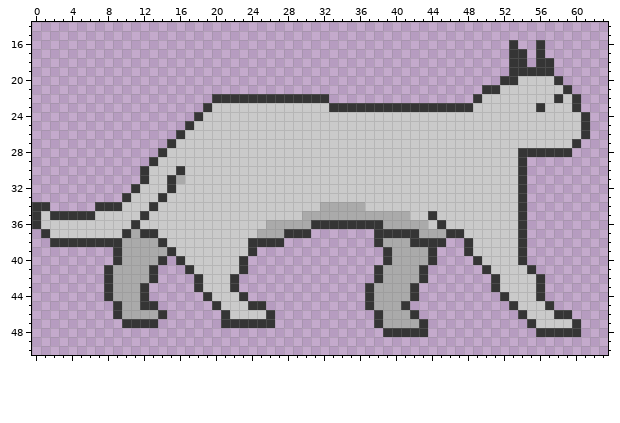
Two versions of one pixel-art sprite, Assets/Textures/Cat/walking2.png. The picture above is the old version.
The file is 64x64 pixels. Shown: x 0..63, y 14..50.
And afterwards:
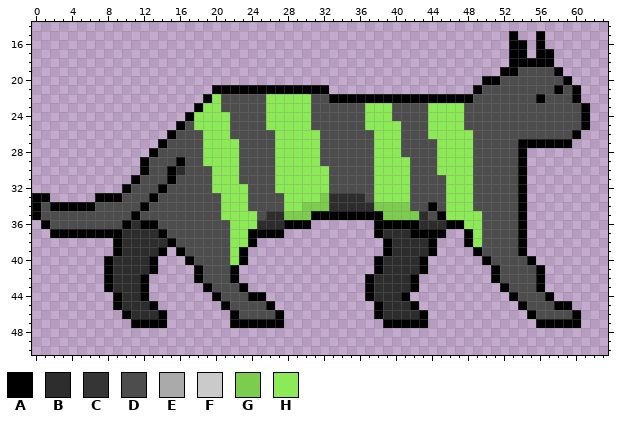
Palette (. is transparent): A #000000  B #2d2d2d  C #353535  D #4d4d4d  E #aaaaaa  F #cacaca  G #7ccc4e  H #8cea57
Diff:
Changed rows in their new state; - is an unchanged pixel.
first column x 0:
15 -----------------------------------------------------A--A-----
16 -----------------------------------------------------AA-A-----
17 -----------------------------------------------------AA-AA----
18 -----------------------------------------------------AAAAA----
19 ----------------------------------------------------AADDDDA---
20 --------------------------------------------------AADDDDDDDA--
21 --------------------AAAAAAAAAAAAA----------------ADDDDDDDDADA-
22 -------------------AHDDDDDHHHHHDDAAAAAAAAAAAAAAAADDDDDDDADDDA-
23 ------------------AHHDDDDDHHHHHDDDDDDHHHDDDDHHHHDDDDDDDDDDDDDA
24 -----------------AHHHHDDDDHHHHHDDDDDDHHHDDDDHHHHDDDDDDDDDDDDDA
25 ----------------ADHHHHDDDDHHHHHDDDDDDHHHHDDDHHHHDDDDDDDDDDDDDA
26 ---------------ADDDHHHDDDDDHHHHHDDDDDDHHHDDDHHHHHDDDDDDDDDDDA.
27 --------------ADDDDHHHHDDDDHHHHHDDDDDDHHHDDDDHHHHDDDDDAAAAAA.-
28 -------------ADDDDDHHHHDDDDHHHHHDDDDDDHHHDDDDHHHHDDDDDA.....--
29 ------------ADDDADDHHHHDDDDHHHHHDDDDDDHHHHDDDHHHHDDDDDA-------
30 ------------ADDABDDDHHHDDDDHHHHHHDDDDDHHHHDDDHHHHDDDDDA-------
31 -----------ADDDADDDDHHHDDDDHHHHHHDDDDDHHHHDDDDHHHDDDDDA-------
32 ----------ADDDADDDDDHHHHDDDHHHHHHDDDDDHHHHDDDDHHHDDDDDA-------
33 AA-----AAADDDADDDDDDDHHHDDDDHHHHGBBBBDHHHHDDDDHHHDDDDDA-------
34 ADAAAAADDDDDADDDDDDDDHHHDDDDHHGGGBBBBBGGGGDDADHHHDDDDDA-------
35 ADDDDDDDDDDADDDDDDDDDHHHHDBBGGGAAAAAAAAGGGGBDAHHHHDDDDA-------
36 .ADDDDDDDDABAADDDDDDDDHHHBBBAAA.......AAAAABBBAAHHDDDDA-------
37 -.AAAAAAAABBBBADDDDDDDHHAAAA...-------ABBBAAAA..AHDDDDA-------
38 --.......ABBBBBADDDDDDHHA...----------.ABBBBA.--AHDDDDA-------
39 ---------ABBBBA.ADDDDDHA.--------------ABBBBA---.ADDDDA-------
40 --------ABBBBA.-.ADDDDHA--------------ABBBBA.----.ADDDDA------
41 --------ABBBBA---.ADDDA.--------------ABBBBA------.ADDDDA-----
42 --------ABBBA.----ADDDA--------------ABBBBA.-------ADDDDA-----
43 --------ABBBA-----.ADDDA-------------ABBBBA--------.ADDDA-----
44 --------.ABBA------.ADDDAA-----------ABBBA.---------.ADDDA----
45 ---------ABBBA------.ADDDDA----------.ABBBA----------.ADDDAA--
46 ---------.ABBBA------.ADDDDA----------ABBBBA----------.ADDDDA-
47 ----------.AAAA------.AAAAAA----------.AAAAA-----------.AAAAA-
48 ---------------------------------------.....------------.....-
Where, in picture pixels (left, top, right, bottom), the same in both pictures:
changed: (32, 31, 590, 337)
